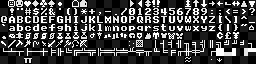
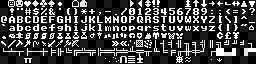
Layered file, before and after one edit (256x64). Changes by layer:
painted on "Background" over [72,40,183,63]
